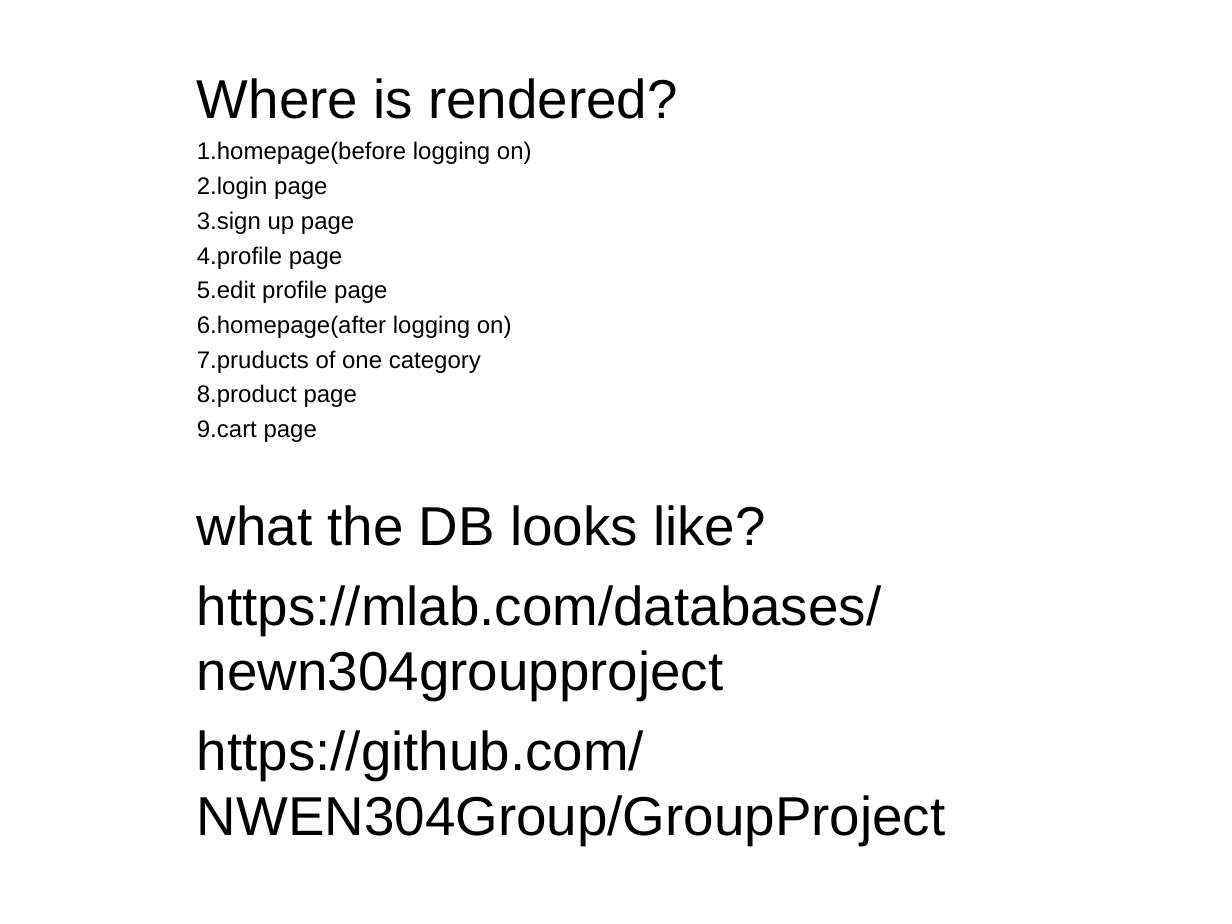
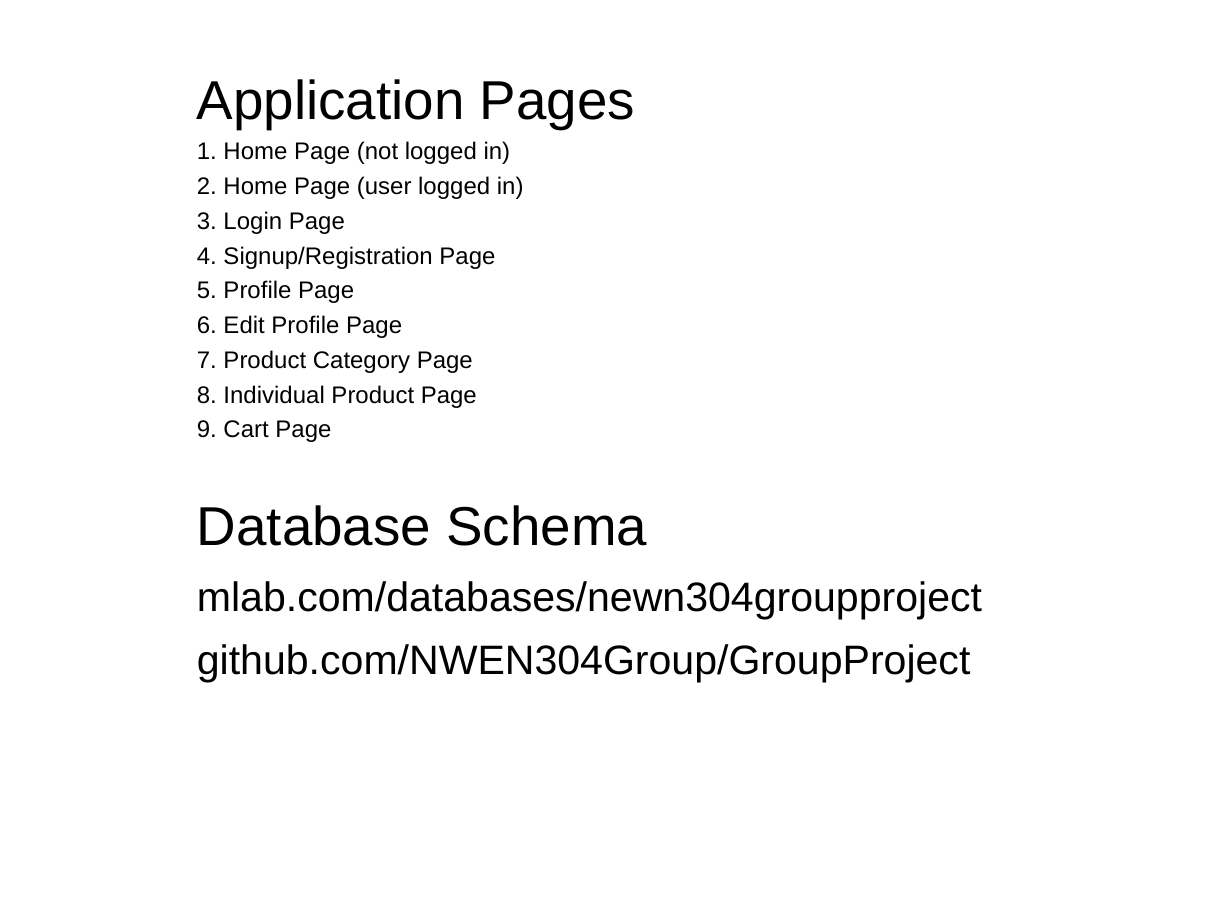
Before and after one commit to NWEN304Group/GroupProject, a slide deck: slide 3 of Group Presentation.ppt. Drawn at 1232x924 pixels with LibreOffice and Linux fonts; fonts in the diff are those of the drawing. Boxes give left, top, right and bottom in pixels: in the first picture for what was removed or moved away, otherwise in the second. Text is boxed around its words. In the diff, an @@ line names an element or a change of style, - is before the commit and + after.

```diff
--- a/Group Presentation.ppt
+++ b/Group Presentation.ppt
@@ text at (x1=197, y1=79, x2=982, y2=682): text changed @@
-Where is rendered?
-1.homepage(before logging on)
-2.login page
-3.sign up page
-4.profile page
-5.edit profile page
-6.homepage(after logging on)
-7.pruducts of one category
-8.product page
-9.cart page
-what the DB looks like?
-https://mlab.com/databases/newn304groupproject
-https://github.com/NWEN304Group/GroupProject
+Application Pages
+1. Home Page (not logged in)
+2. Home Page (user logged in)
+3. Login Page
+4. Signup/Registration Page
+5. Profile Page
+6. Edit Profile Page
+7. Product Category Page
+8. Individual Product Page
+9. Cart Page
+Database Schema
+mlab.com/databases/newn304groupproject
+github.com/NWEN304Group/GroupProject
```
Also in this commit, not shown: 8 other slides changed, 1 other file.
